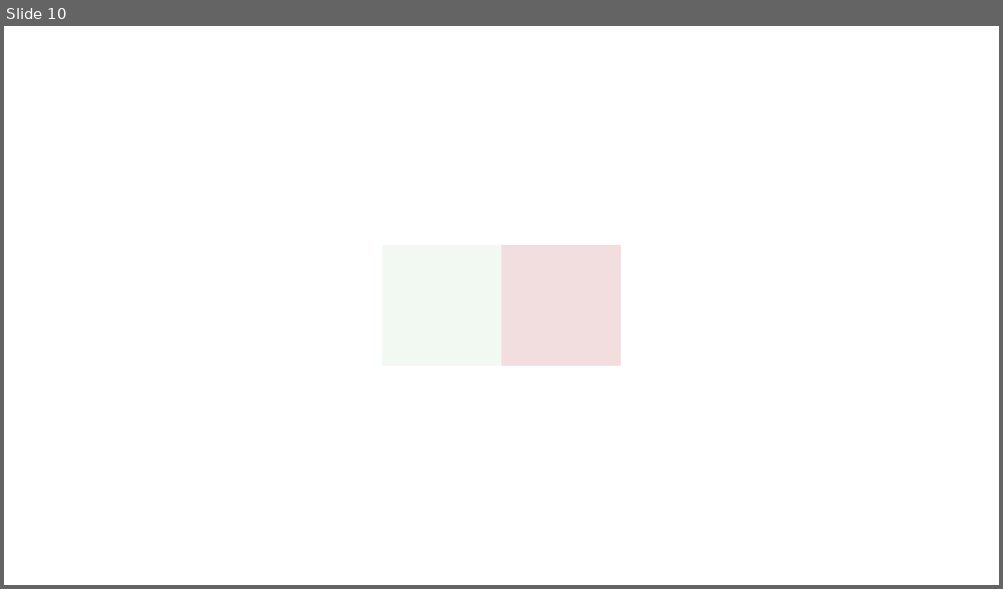
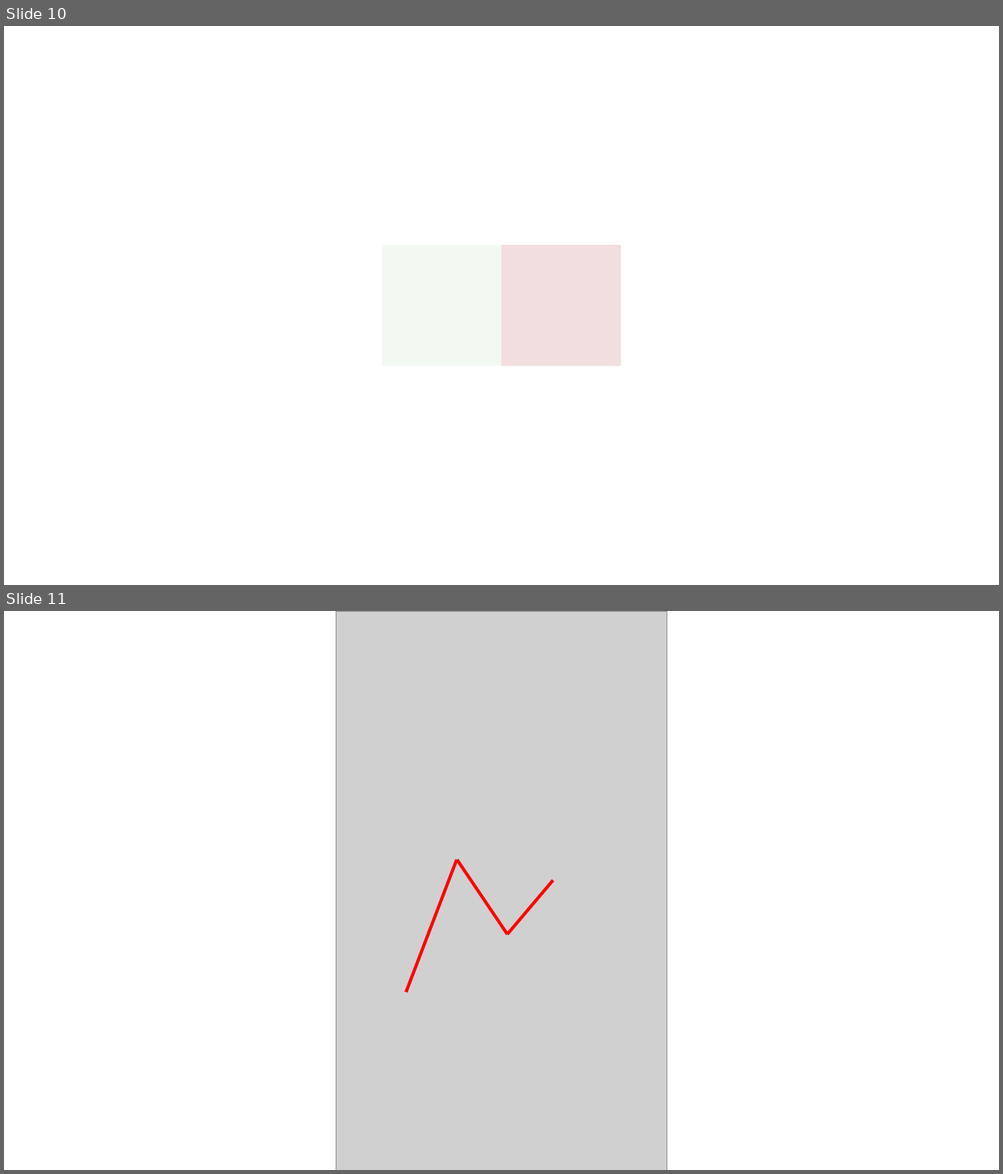
Before and after one commit to 8ugust/8ugust-disc, a slide deck: src/img/IMG.pptx. Shown one above the other, each under a label of ours: slide 10 before the commit, slides 10 and 11 after it. The pictures are 1003x589 and 1003x1174 pixels, drawn with LibreOffice and Linux fonts; fonts in the diff are those of the drawing; grey boxes stand for pictures. Boxes give left, top, right and bottom in pixels: in the first picture for what was removed or moved away, otherwise in the second. Text is boxed around its words. In the diff, an @@ line names an element or a change of style, - is before the commit and + after.

```diff
--- a/src/img/IMG.pptx
+++ b/src/img/IMG.pptx
@@ slide 11 added at box(4, 611, 999, 1170), background #FFFFFF @@
@@ picture added at box(336, 611, 667, 1170) @@
@@ line added from (406, 992) to (457, 860), #FF0000 3 pt @@
@@ line added from (507, 935) to (457, 860), #FF0000 3 pt @@
@@ line added from (553, 880) to (507, 935), #FF0000 3 pt @@
```
Also in this commit, not shown: 3 other files.
